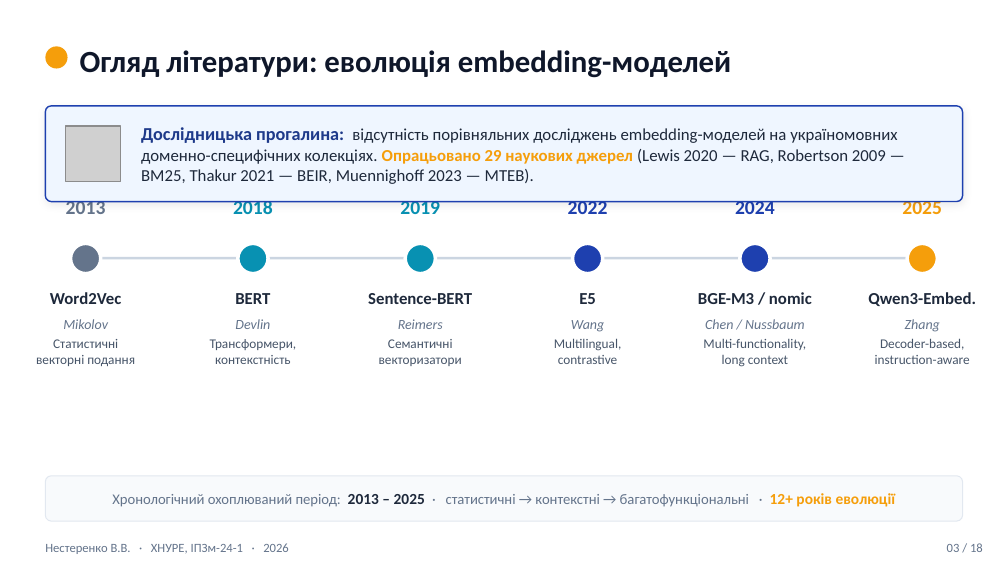
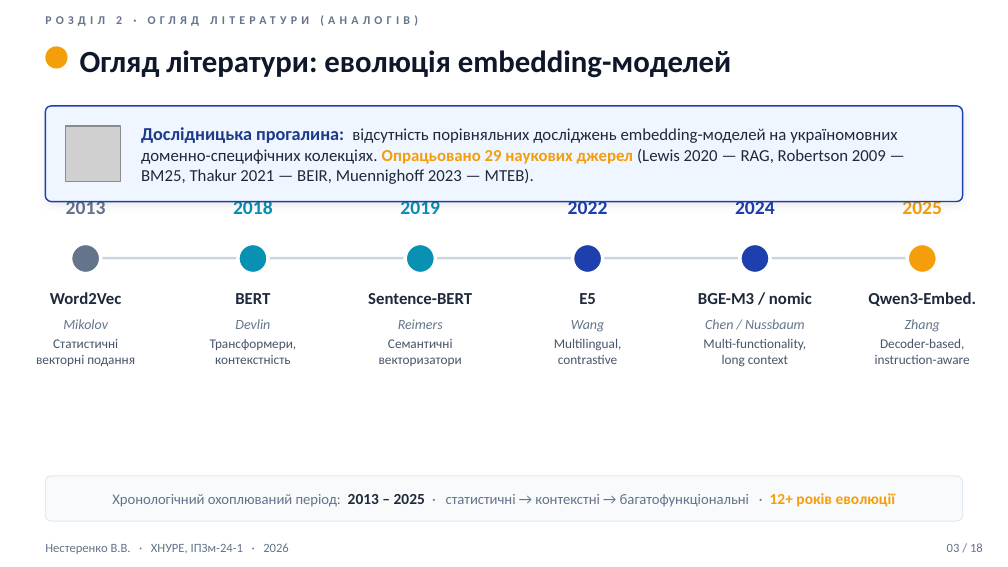
Before and after one commit to vitaliinnest/kb-semantic-search-benchmark, a slide deck: slide 3 of thesis/Nesterenko_Presentation.pptx. Drawn at 1008x567 pixels with LibreOffice and Linux fonts; fonts in the diff are those of the drawing; grey boxes stand for pictures. Boxes give left, top, right and bottom in pixels: in the first picture for what was removed or moved away, otherwise in the second. Text is boxed around its words. In the diff, an @@ line names an element or a change of style, - is before the commit and + after.

```diff
--- a/thesis/Nesterenko_Presentation.pptx
+++ b/thesis/Nesterenko_Presentation.pptx
@@ text added at (45, 15, 418, 26), 8.5 pt, text #64748B, bold @@
+РОЗДІЛ 2 · ОГЛЯД ЛІТЕРАТУРИ (АНАЛОГІВ)
```
Also in this commit, not shown: 16 other slides changed, 1 other file.
